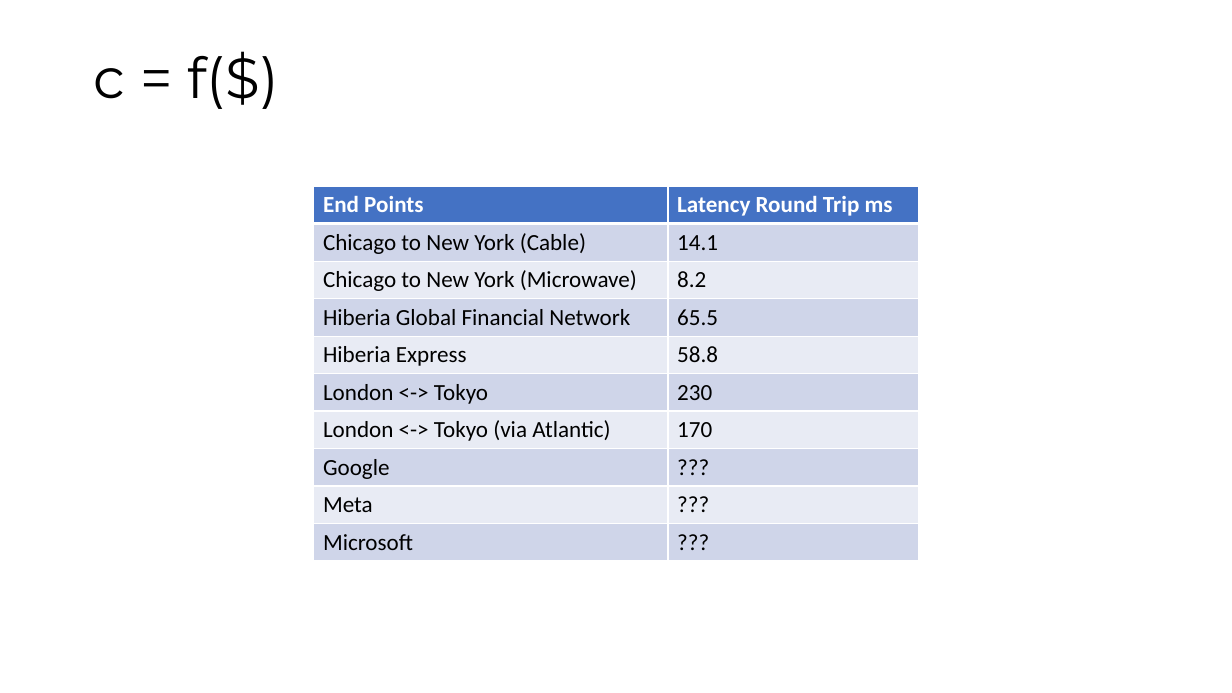
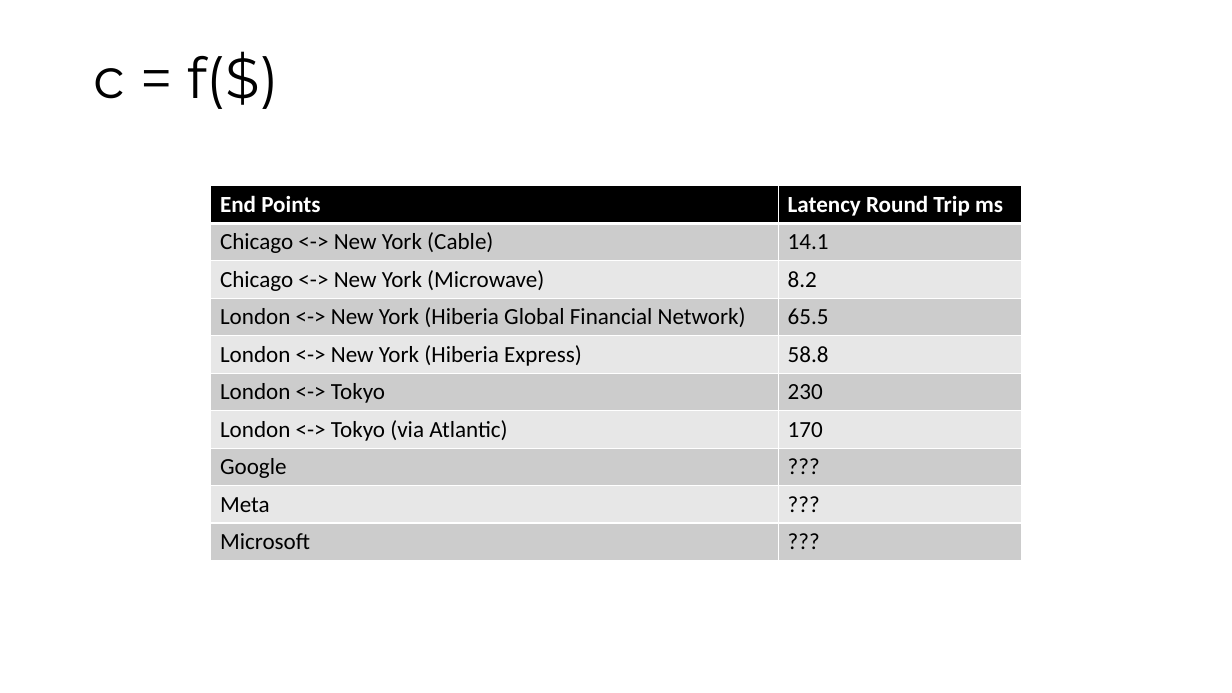
Before and after one commit to maatt4code/PicsAndStuff, a slide deck: slide 26 of Presentation/FXMM.pptx (slide 22 before the commit). Drawn at 1232x693 pixels with LibreOffice and Linux fonts; fonts in the diff are those of the drawing. Boxes give left, top, right and bottom in pixels: in the first picture for what was removed or moved away, otherwise in the second. Text is boxed around its words. In the diff, an @@ line names an element or a change of style, - is before the commit and + after.

```diff
--- a/Presentation/FXMM.pptx
+++ b/Presentation/FXMM.pptx
@@ table at box(211, 186, 1021, 561) @@
-row 2, column 1: Chicago to New York (Cable)
+row 2, column 1: Chicago <-> New York (Cable)
-row 3, column 1: Chicago to New York (Microwave)
+row 3, column 1: Chicago <-> New York (Microwave)
-row 4, column 1: Hiberia Global Financial Network
+row 4, column 1: London <-> New York (Hiberia Global Financial Network)
-row 5, column 1: Hiberia Express
+row 5, column 1: London <-> New York (Hiberia Express)
@@ fill #4472C4 to #000000 in row 1 @@
@@ fill #CFD5EA to #CCCCCC in 10 cells @@
@@ fill #E9EBF5 to #E7E7E7 in 8 cells @@
@@ table: place and size @@
-table at box(314, 187, 919, 562)
+table at box(211, 186, 1021, 561)
```
Also in this commit, not shown: 9 other slides changed, 5 slides added, 1 slide removed, 15 other files.
